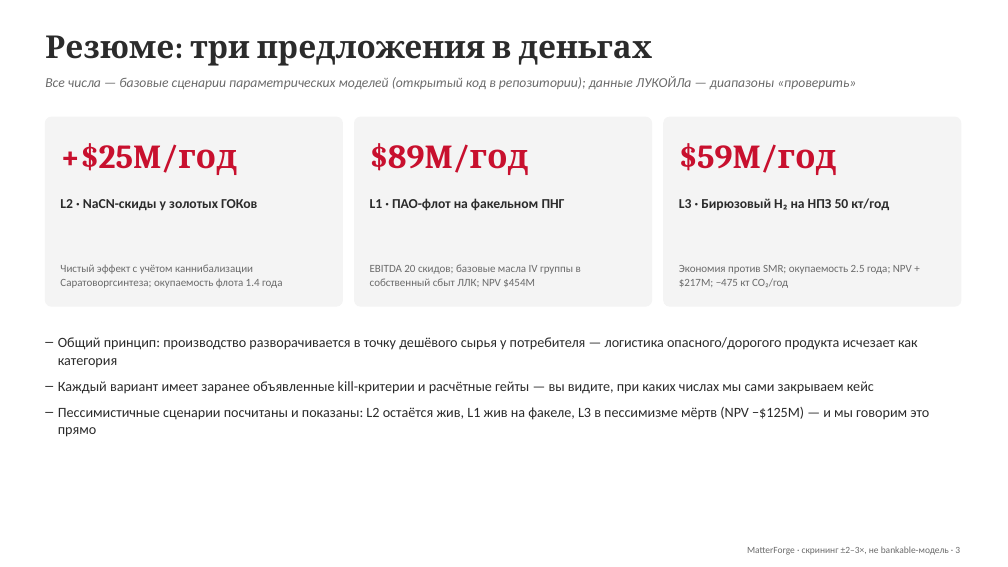
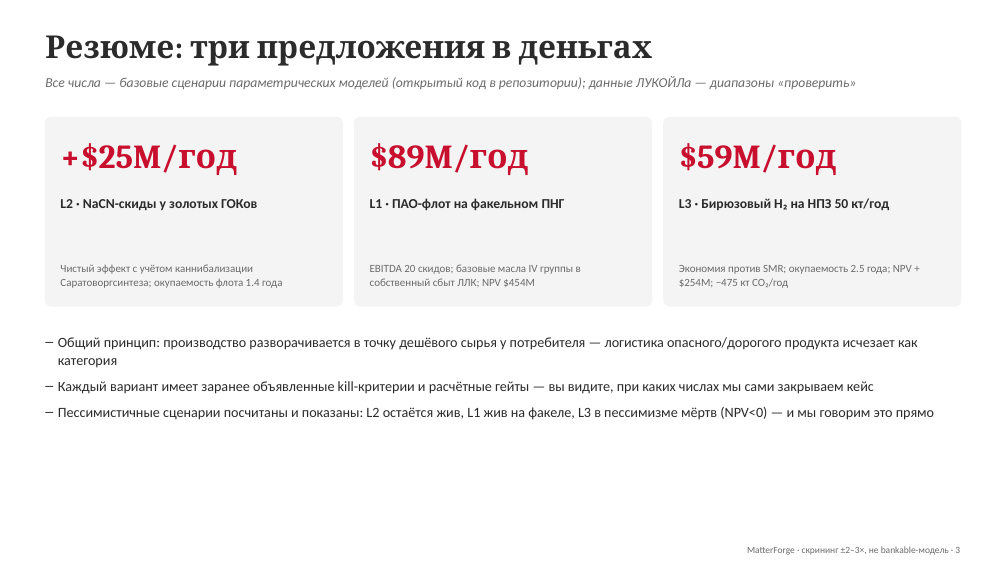
Before and after one commit to skharkov1246/ocm-research-diary, a slide deck: slide 3 of decks/MatterForge_Lukoil.pptx. Drawn at 1008x567 pixels with LibreOffice and Linux fonts; fonts in the diff are those of the drawing. Boxes give left, top, right and bottom in pixels: in the first picture for what was removed or moved away, otherwise in the second. Text is boxed around its words. In the diff, an @@ line names an element or a change of style, - is before the commit and + after.

```diff
--- a/decks/MatterForge_Lukoil.pptx
+++ b/decks/MatterForge_Lukoil.pptx
@@ text at [679, 265, 912, 288]: text changed @@
-Экономия против SMR; окупаемость 2.5 года; NPV +$217M; −475 кт CO₂/год
+Экономия против SMR; окупаемость 2.5 года; NPV +$254M; −475 кт CO₂/год
@@ text at [58, 407, 934, 420]: text changed @@
-– Пессимистичные сценарии посчитаны и показаны: L2 остаётся жив, L1 жив на факеле, L3 в пессимизме мёртв (NPV −$125M) — и мы говорим это прямо
+– Пессимистичные сценарии посчитаны и показаны: L2 остаётся жив, L1 жив на факеле, L3 в пессимизме мёртв (NPV<0) — и мы говорим это прямо
```
Also in this commit, not shown: 1 other slide changed, 18 other files.
